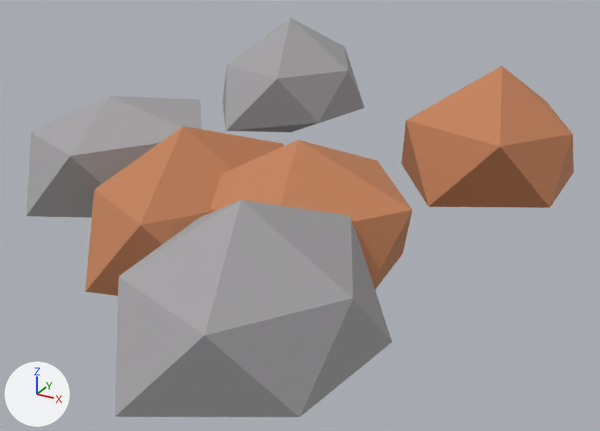
The glTF model jogo/assets/modelos/mapa/jazidas/jazida_ferro.glb: old version first, new version second.
Both versions are drawn from a 50 mm lens placed at (0.339, -0.46, 0.266), pointed at (0.062, 0.044, 0.014). The lights are fixed; the arrows at lower left show +X, +Y and +Z. The first picture is the older version. Vertices at exactly the same position are counted once.

Script lines for the objects in view, before the commit:
```python
me_jazida_ferro_corpo = bpy.data.meshes.new('jazida_ferro_corpo')
me_jazida_ferro_corpo.from_pydata(...)  # 72 vertices, 120 faces; spans x -0.156..0.23, y -0.221..0.327, z 0.0..0.117
# faces by material slot: [60, 60]
me_jazida_ferro_corpo.materials.append(mat_p_ferrugem)  # orange #c48159
me_jazida_ferro_corpo.materials.append(mat_p_rocha)  # grey #a6a4a6
ob_jazida_ferro = bpy.data.objects.new('jazida_ferro', me_jazida_ferro_corpo)
ob_jazida_ferro.location = (0.0, 0.0, 0.0)
```
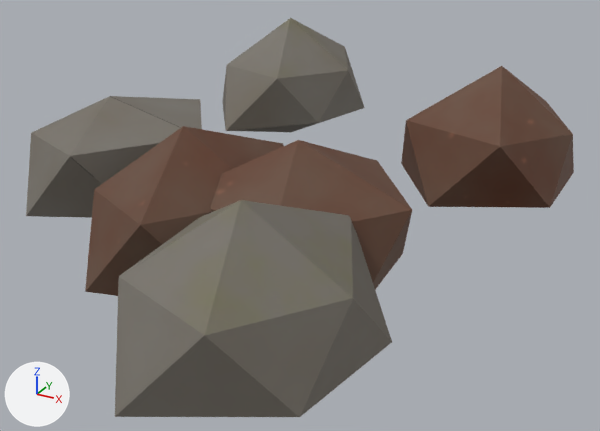
The change, as a diff of the scene's bpy script:
```diff
--- a/jogo/assets/modelos/mapa/jazidas/jazida_ferro.glb.py
+++ b/jogo/assets/modelos/mapa/jazidas/jazida_ferro.glb.py
@@ img_jazida_ferro_tex @@
+img_jazida_ferro_tex = load_image('jazida_ferro_tex', '_unpacked/jazida_ferro_tex', 512, 512, 'sRGB')
@@ mat_jazida_ferro_tex @@
+mat_jazida_ferro_tex = principled_material('jazida_ferro_Tex')
+mat_jazida_ferro_tex.texture = img_jazida_ferro_tex
+mat_jazida_ferro_tex.metallic = 0.15
+mat_jazida_ferro_tex.roughness = 0.7
@@ me_jazida_ferro_corpo @@
 me_jazida_ferro_corpo.from_pydata(...)  # 72 vertices, 120 faces; spans x -0.156..0.23, y -0.221..0.327, z 0.0..0.117
 # used by ob_jazida_ferro; location = (0.0, 0.0, 0.0)
+# me_jazida_ferro_corpo part 1: all 60 faces that had it switch from mat_p_ferrugem (orange #c48159) to mat_jazida_ferro_tex (picture img_jazida_ferro_tex)
+# me_jazida_ferro_corpo part 2: all 60 faces that had it switch from mat_p_rocha (grey #a6a4a6) to mat_jazida_ferro_tex (picture img_jazida_ferro_tex)
+# me_jazida_ferro_corpo part 3: texture (UV) coordinates of 120 of 120 faces, centred in x -0.138..0.229, y -0.205..0.315, z 0.014..0.09, changed; they spanned u 0.0..0.0, v 0.0..0.0 and now span u 0.0..1.0, v 0.0..1.0
```

Location of each change, (x1, y1, x2, y2) in pixels of the pictures (600 x 431 px):
'jazida_ferro', recoloured, surface changed (darker): (26, 18, 574, 417) in both
part 1 of me_jazida_ferro_corpo, recoloured (orange to brown): (85, 66, 574, 296) in both
part 2 of me_jazida_ferro_corpo, recoloured (darker): (26, 18, 392, 417) in both
part 3 of me_jazida_ferro_corpo, surface changed (darker): (26, 18, 574, 417) in both
